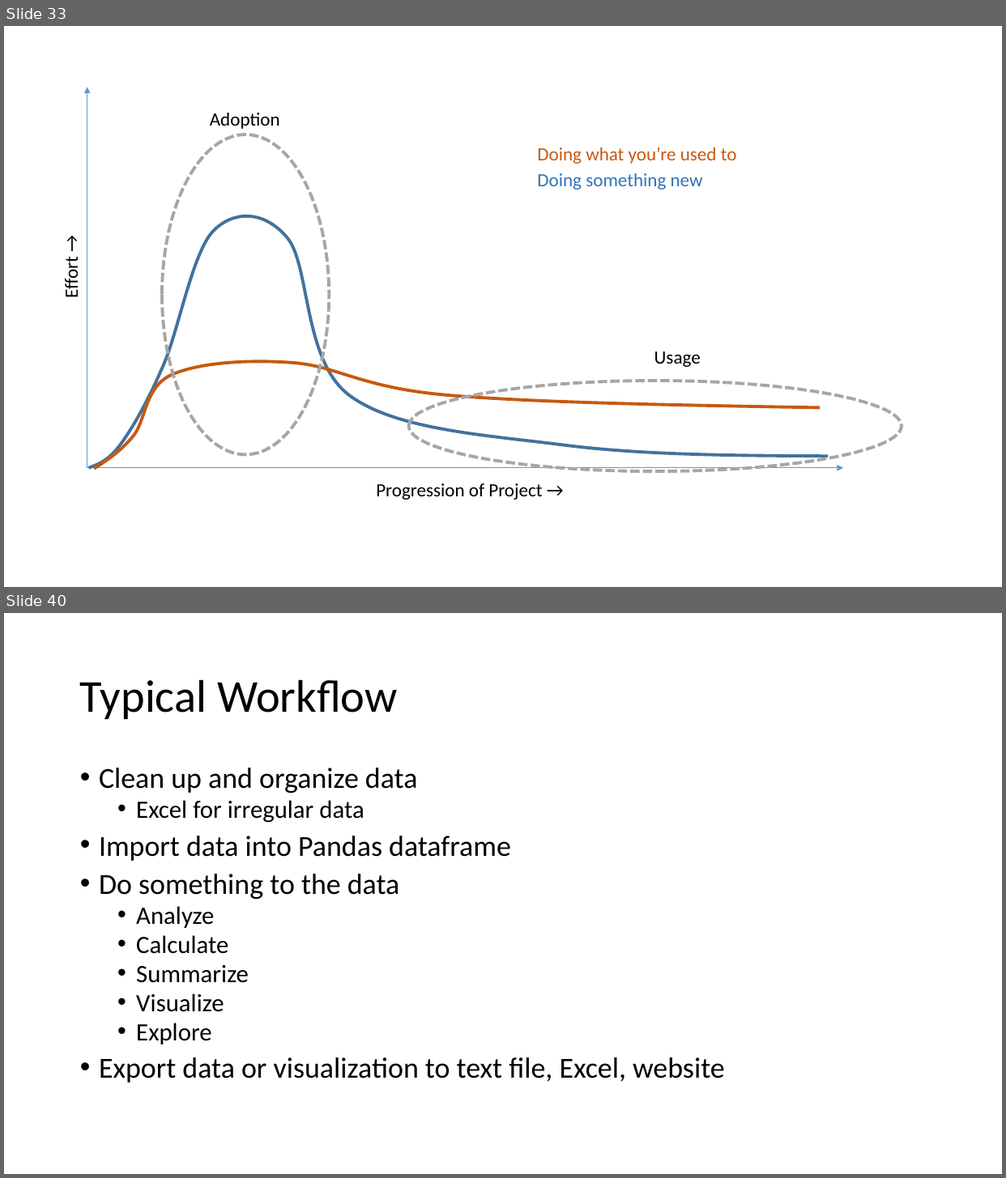
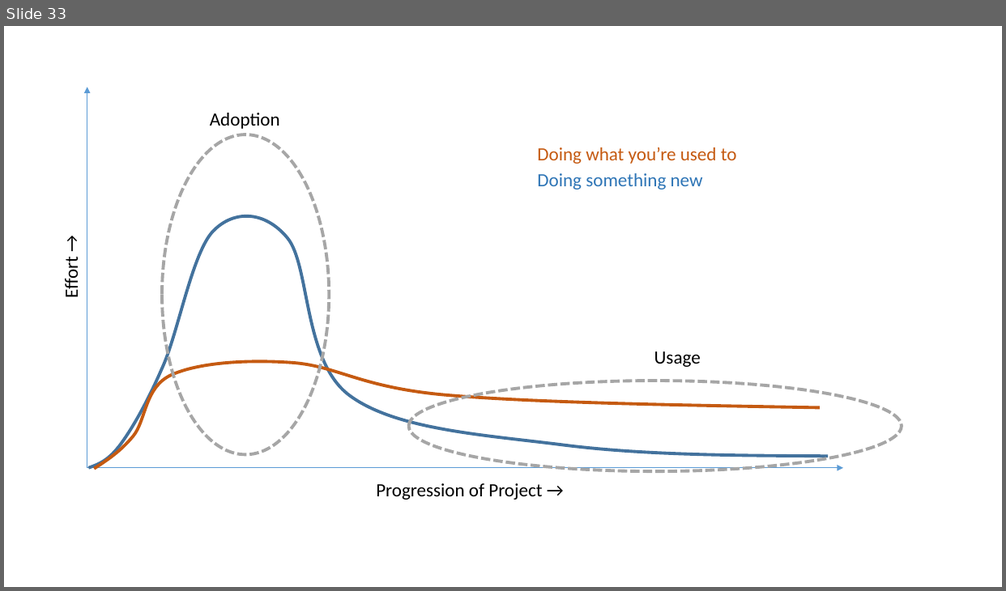
Before and after one commit to LimnoTech/Python-Data-Analysis-Course, a slide deck: Day1/IntroToPython.pptx. Shown one above the other, each under a label of ours: slides 33 and 40 before the commit, slide 33 after it; the slides between them are not shown. The pictures are 1006x1178 and 1006x591 pixels, drawn with LibreOffice and Linux fonts; fonts in the diff are those of the drawing. Boxes give left, top, right and bottom in pixels: in the first picture for what was removed or moved away, otherwise in the second. Text is boxed around its words. In the diff, an @@ line names an element or a change of style, - is before the commit and + after.

```diff
--- a/Day1/IntroToPython.pptx
+++ b/Day1/IntroToPython.pptx
@@ slide 40 removed at bbox=[4, 613, 1002, 1174], background #FFFFFF @@
@@ title removed at bbox=[80, 679, 398, 719] @@
-Typical Workflow
@@ text removed at bbox=[99, 768, 725, 1083] @@
-• Clean up and organize data
-  • Excel for irregular data
-• Import data into Pandas dataframe
-• Do something to the data
-  • Analyze
-  • Calculate
-  • Summarize
-  • Visualize
-  • Explore
-• Export data or visualization to text file, Excel, website
```
Also in this commit, not shown: 2 slides changed, 6 other slides removed, 28 other files.
